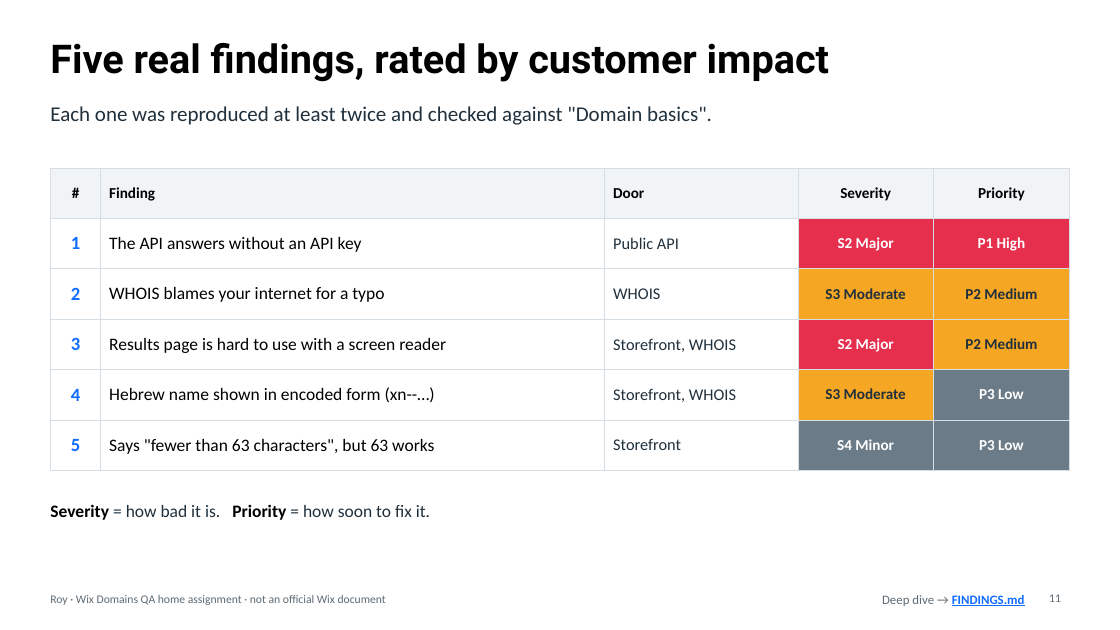
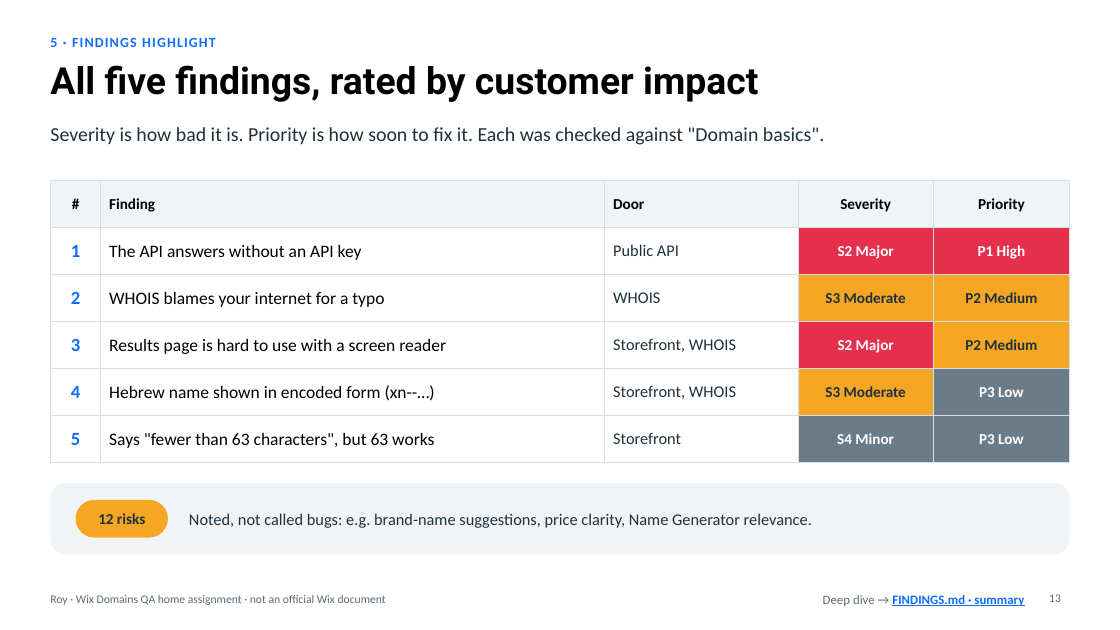
Before and after one commit to kazes5/WixAssignment, a slide deck: slide 13 of presentation/WixDomains_QA.pptx (slide 11 before the commit). Drawn at 1120x630 pixels with LibreOffice and Linux fonts; fonts in the diff are those of the drawing. Boxes give left, top, right and bottom in pixels: in the first picture for what was removed or moved away, otherwise in the second. Text is boxed around its words. In the diff, an @@ line names an element or a change of style, - is before the commit and + after.

```diff
--- a/presentation/WixDomains_QA.pptx
+++ b/presentation/WixDomains_QA.pptx
@@ text added at [50,38,216,47], 12 pt, text #116DFF, bold @@
+5 · FINDINGS HIGHLIGHT
@@ title at [50,65,758,102]: text changed; size 34 to 32 pt @@
-Five real findings, rated by customer impact
+All five findings, rated by customer impact
@@ text at [50,127,824,145]: text changed; size 18 to 17 pt @@
-Each one was reproduced at least twice and checked against "Domain basics".
+Severity is how bad it is. Priority is how soon to fix it. Each was checked against "Domain basics".
@@ table: place and size @@
-table at [50,168,1070,458]
+table at [50,181,1070,452]
@@ text removed at [50,504,430,520] @@
-Severity = how bad it is. Priority = how soon to fix it.
@@ rounded rectangle added at [50,483,1070,555], fill #F0F4F7 @@
@@ rounded rectangle added at [76,500,168,538], fill #F5A623 @@
@@ text added at [98,513,145,524], 13 pt, text #20303C, bold @@
+12 risks
@@ text added at [189,513,812,528], 14 pt, text #20303C @@
+Noted, not called bugs: e.g. brand-name suggestions, price clarity, Name Generator relevance.
@@ text at [823,595,1024,606]: text changed @@
-Deep dive → FINDINGS.md
+Deep dive → FINDINGS.md · summary
@@ page number at [1049,594,1061,602]: text changed @@
-11
+13
```
Also in this commit, not shown: 4 other slides changed, 9 slides added, 8 slides removed, 4 other files.
